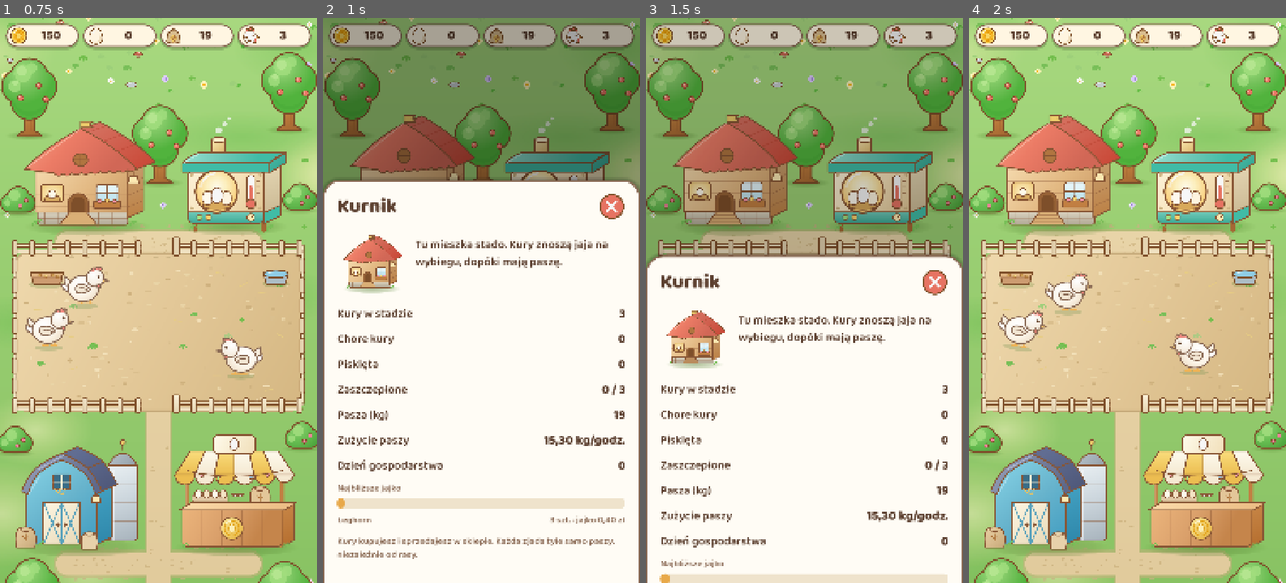
Above: before the commit, frames 1-4 (left to right).
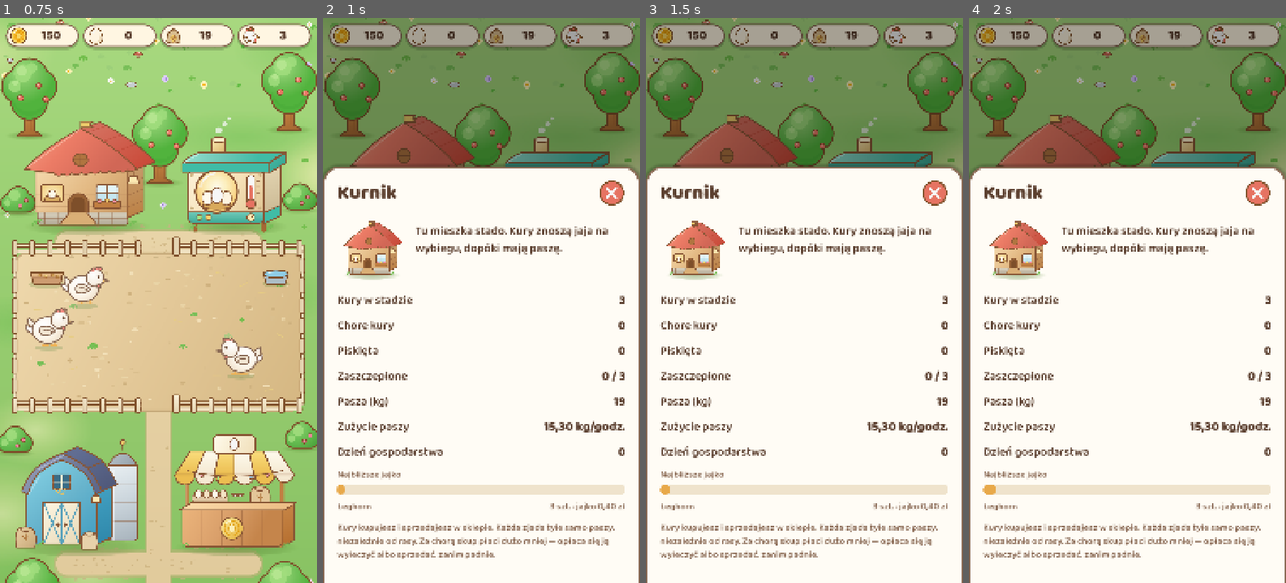
Above: after the commit, the same moments.

Repository: sodorn/kury
Game: Godot game, scene res://scenes/main/main.tscn
The game is run twice, just before and just after one commit, with the same random seed, the same clock (stepped at 60 frames per second) and the same inputs.
Inputs (mouse positions are in pixels of both pictures, inside the frame that each line leads up to):
- Up to frame 1 (0.75 s): move the mouse to (85, 170) at 0.52 s; click (85, 170) at 0.67 s
- Up to frame 2 (1 s): no input
- Up to frame 3 (1.5 s): tap Enter at 1.25 s; move the mouse to (877, 176) at 1.27 s; click (877, 176) at 1.42 s
- Up to frame 4 (2 s): no input

Frame 1 is identical in both runs. In frame 2, 16% of the frame differs, in the area x 0-100%, y 26-96%; in frame 3, 52%; in frame 4, 98%, in the area x 0-100%, y 0-100%.

Commit message:
Balans 6.1: jedna sprzedaz, tansze szczepienia, czas w tle
Uwagi Tomka z UWAGI.md, wdrozone.

Sprzedaz:
- jeden przycisk zamiast dwoch; mieso znika z gry
- cena sprzedazy 70% zakupu zamiast 50%
- za chora kure skup placi 35% tej kwoty; sprzedaz bierze najpierw zdrowe
  sztuki, wiec kwota na przycisku zawsze zgadza sie z wyplata

Ceny jaj scisniete do 0,40-1,00 zl. Wartosc siedzi w kurze, nie w jajku:
drogie rasy nios a rzadziej, wiec na samych jajach wychodza gorzej od
leghorna. Zarabia sie na odchowanych mlodych.

Weterynaria: lek 140 -> 80 zl, szczepienie bez oplaty stalej, 60 zl od
kury (10 kur: 1650 -> 600 zl), choroby trzy razy czestsze. Dotad
szczepienie bylo poza zasiegiem przez pierwsze godziny, a choroby
prawie niewidoczne.

Lis rzadziej: co 3-8 h zamiast 2-5 h. Przy poprzednich liczbach
przychodzil nawet dziewiec razy na rozgrywke i byl podatkiem, nie
zdarzeniem.

Czas w tle — zmierzony blad, nie przypuszczenie:
- symulacje prowadzi zegar scienny, nie delta klatki
- karta w tle naliczala 21% uplywajacego czasu, po poprawce 99%
- offline jaja ida prosto do magazynu; dotad ladowaly na wybiegu,
  ktory miesci 30 sztuk, wiec caly nocny urobek i tak przepadal

Model ekonomii liczy teraz takze lisa i szczepienia. Kolekcja ras po
~15,8 h gry, milion po ~17,7 h.

Testy: 332 asercje + test dymny, oba zielone.

Co-Authored-By: Claude Opus 5 <noreply@anthropic.com>
Claude-Session: https://claude.ai/code/session_01CjTjcWSUi8hfc7jxPFWk6D

Diff:
--- a/core/model/farm_state.gd
+++ b/core/model/farm_state.gd
@@ -121,14 +121,17 @@
 	return true
 
 
-## Kwota, jaka sklep placi za kure hodowlana (polowa ceny zakupu).
-static func hen_sell_price(breed_id: String) -> float:
-	return float(GameData.breed(breed_id).get("sell_price", 0))
-
-
-## Kwota za kure oddana na mieso. Niska, ale przyjmuja takze chore sztuki.
-static func hen_meat_price(breed_id: String) -> float:
-	return float(GameData.breed(breed_id).get("meat_price", 0))
+## Kwota, jaka skup placi za kure. Cena z breeds.json to 70% ceny zakupu,
+## wiec odsprzedanie kupionej kury zawsze jest strata — zarabia sie na
+## odchowanych mlodych, nie na obracaniu tym samym ptakiem.
+## Za chora kure skup placi ulamek tej kwoty (`economy.sick_sell_share`):
+## nikt nie kupi do hodowli ptaka, ktory za chwile padnie.
+static func hen_sell_price(breed_id: String, sick: bool = false) -> float:
+	var price := float(GameData.breed(breed_id).get("sell_price", 0))
+	if not sick:
+		return price
+	var share := float(GameData.balance().get("economy", {}).get("sick_sell_share", 0.35))
+	return maxf(1.0, round(price * share))
 
 
 static func egg_value(breed_id: String) -> float:
--- a/core/simulation.gd
+++ b/core/simulation.gd
@@ -16,6 +16,11 @@
 
 ## Przesuwa stan o `delta` sekund. Zwraca podsumowanie tego, co sie wydarzylo.
 ## `offline` wlacza bezpiecznik, ktory ogranicza straty z glodu.
+## `offline` ma dwa skutki: wlacza bezpiecznik strat i kieruje zniesione jaja
+## prosto do magazynu zamiast na wybieg. Bez tego nadrabianie czasu nie mialoby
+## sensu — wybieg miesci `run.max_eggs_on_ground` jaj, wiec po kilkunastu
+## minutach nieobecnosci kury przestawalyby niesc i caly nocny urobek
+## przepadalby. Zbieranie jaj palcem zostaje dla gry na zywo.
 static func advance(state: FarmState, delta: float, offline: bool = false) -> Dictionary:
 	var summary := {
 		"eggs_laid": 0,
@@ -40,7 +45,7 @@
 		loss_budget = int(floor(state.hen_count() * clampf(share, 0.0, 1.0)))
 	while remaining > 0.0:
 		var step := minf(remaining, step_size)
-		_step(state, step, summary, loss_budget)
+		_step(state, step, summary, loss_budget, offline)
 		remaining -= step
 	return summary
 
@@ -50,7 +55,8 @@
 	return int(out["died_hunger"]) + int(out["died_disease"]) + int(out["fox_took"])
 
 
-static func _step(state: FarmState, step: float, out: Dictionary, loss_budget: int) -> void:
+static func _step(state: FarmState, step: float, out: Dictionary, loss_budget: int,
+		offline: bool = false) -> void:
 	out["days_passed"] = int(out["days_passed"]) + _advance_days(state, step)
 	out["hatched"] = int(out["hatched"]) + _advance_incubator(state, step)
 	out["grown_up"] = int(out["grown_up"]) + _advance_chicks(state, step)
@@ -76,7 +82,7 @@
 	if state.feed <= 0.0:
 		# Glodne stado nie znosi jaj; samo czekanie na karme to juz kara.
 		return
-	_lay_eggs(state, step, out)
+	_lay_eggs(state, step, out, offline)
 
 
 ## Licznik dni gospodarstwa. Dlugosc dnia siedzi w balance.json.
@@ -214,7 +220,7 @@
 
 
 ## Znoszenie jaj. Chore kury nie znosza, a pelny wybieg wstrzymuje reszte.
-static func _lay_eggs(state: FarmState, step: float, out: Dictionary) -> void:
+static func _lay_eggs(state: FarmState, step: float, out: Dictionary, offline: bool) -> void:
 	var capacity := int(GameData.balance().get("run", {}).get("max_eggs_on_ground", 30))
 	for hen: Chicken in state.chickens:
 		if hen.sick:
@@ -224,6 +230,12 @@
 			continue
 		hen.since_last_egg += step
 		if hen.since_last_egg < seconds:
+			continue
+		if offline:
+			# Pod nieobecnosc gracza jaja trafiaja od razu do magazynu.
+			hen.since_last_egg -= seconds
+			state.add_egg(hen.breed_id)
+			out["eggs_laid"] = int(out["eggs_laid"]) + 1
 			continue
 		if state.eggs_on_ground.size() >= capacity:
 			# Wybieg pelny: kura czeka ze zniesieniem, postep stoi na maksimum.
--- a/data/balance.json
+++ b/data/balance.json
@@ -11,11 +11,12 @@
 		]
 	},
 	"economy": {
-		"_opis": "Worek paszy 25 kg za 60 zl to 2,40 zl/kg - tyle kosztuje pasza dla niosek w Polsce.",
+		"_opis": "Worek paszy 25 kg za 60 zl to 2,40 zl/kg - tyle kosztuje pasza dla niosek w Polsce. sick_sell_share: za chora kure skup placi tyle z normalnej ceny sprzedazy.",
 		"feed_pack_size": 25,
 		"feed_pack_price": 60,
 		"feed_per_hen_minute": 0.085,
-		"chick_feed_multiplier": 0.5
+		"chick_feed_multiplier": 0.5,
+		"sick_sell_share": 0.35
 	},
 	"run": {
 		"_opis": "area to obszar, po ktorym chodza kury i na ktorym lezą jaja (wspolrzedne swiata 1080x2400).",
@@ -60,17 +61,17 @@
 		"offline_max_share": 0.5
 	},
 	"disease": {
-		"_opis": "chance_per_hen_hour: srednia liczba zachorowan na kure na godzine. Chora kura nie znosi jaj i po death_minutes pada.",
-		"chance_per_hen_hour": 0.05,
+		"_opis": "chance_per_hen_hour: srednia liczba zachorowan na kure na godzine. Chora kura nie znosi jaj i po death_minutes pada. Szczepienie placi sie od kury, wiec rosnie razem ze stadem.",
+		"chance_per_hen_hour": 0.15,
 		"death_minutes": 7.0,
-		"medicine_price": 140,
-		"vaccine_price": 1200,
-		"vaccine_price_per_hen": 45
+		"medicine_price": 80,
+		"vaccine_price": 0,
+		"vaccine_price_per_hen": 60
 	},
 	"fox": {
 		"_opis": "Lis przychodzi raz na kilka godzin i porywa od min_share do max_share stada.",
-		"min_hours": 2.0,
-		"max_hours": 5.0,
+		"min_hours": 3.0,
+		"max_hours": 8.0,
 		"min_share": 0.2,
 		"max_share": 0.9,
 		"min_hens": 5,
--- a/data/breeds.json
+++ b/data/breeds.json
@@ -9,8 +9,7 @@
 		"egg_seconds": 40.0,
 		"egg_value": 0.4,
 		"price": 36,
-		"sell_price": 18,
-		"meat_price": 12,
+		"sell_price": 25,
 		"incubate_seconds": 60.0,
 		"grow_seconds": 90.0
 	},
@@ -22,10 +21,9 @@
 		"sprite": "res://assets/sprites/animals/hen_brown.svg",
 		"photo": "res://assets/photos/rhode.jpg",
 		"egg_seconds": 48.0,
-		"egg_value": 0.55,
+		"egg_value": 0.45,
 		"price": 50,
-		"sell_price": 25,
-		"meat_price": 16,
+		"sell_price": 35,
 		"incubate_seconds": 70.0,
 		"grow_seconds": 100.0,
 		"unlock": {
@@ -41,10 +39,9 @@
 		"sprite": "res://assets/sprites/animals/hen_naked_neck.svg",
 		"photo": "res://assets/photos/nagoszyja.jpg",
 		"egg_seconds": 56.0,
-		"egg_value": 0.7,
+		"egg_value": 0.5,
 		"price": 80,
-		"sell_price": 40,
-		"meat_price": 20,
+		"sell_price": 56,
 		"incubate_seconds": 80.0,
 		"grow_seconds": 120.0,
 		"unlock": {
@@ -60,10 +57,9 @@
 		"sprite": "res://assets/sprites/animals/hen_araukana.svg",
 		"photo": "res://assets/photos/araukana.jpg",
 		"egg_seconds": 64.0,
-		"egg_value": 0.95,
+		"egg_value": 0.6,
 		"price": 140,
-		"sell_price": 70,
-		"meat_price": 22,
+		"sell_price": 98,
 		"incubate_seconds": 90.0,
 		"grow_seconds": 140.0,
 		"unlock": {
@@ -81,10 +77,9 @@
 		"sprite": "res://assets/sprites/animals/hen_silkie.svg",
 		"photo": "res://assets/photos/jedwabista.jpg",
 		"egg_seconds": 72.0,
-		"egg_value": 1.2,
+		"egg_value": 0.65,
 		"price": 220,
-		"sell_price": 110,
-		"meat_price": 18,
+		"sell_price": 154,
 		"incubate_seconds": 100.0,
 		"grow_seconds": 160.0,
 		"incubation_bonus": 0.5,
@@ -104,10 +99,9 @@
 		"sprite": "res://assets/sprites/animals/hen_brahma.svg",
 		"photo": "res://assets/photos/brahma.jpg",
 		"egg_seconds": 80.0,
-		"egg_value": 1.45,
+		"egg_value": 0.7,
 		"price": 350,
-		"sell_price": 175,
-		"meat_price": 40,
+		"sell_price": 245,
 		"incubate_seconds": 110.0,
 		"grow_seconds": 180.0,
 		"unlock": {
@@ -124,10 +118,9 @@
 		"sprite": "res://assets/sprites/animals/hen_polish.svg",
 		"photo": "res://assets/photos/czubatka.jpg",
 		"egg_seconds": 88.0,
-		"egg_value": 1.75,
+		"egg_value": 0.8,
 		"price": 600,
-		"sell_price": 300,
-		"meat_price": 24,
+		"sell_price": 420,
 		"incubate_seconds": 120.0,
 		"grow_seconds": 200.0,
 		"unlock": {
@@ -146,10 +139,9 @@
 		"sprite": "res://assets/sprites/animals/hen_sultan.svg",
 		"photo": "res://assets/photos/sultanka.jpg",
 		"egg_seconds": 100.0,
-		"egg_value": 2.3,
+		"egg_value": 0.9,
 		"price": 1400,
-		"sell_price": 700,
-		"meat_price": 28,
+		"sell_price": 980,
 		"incubate_seconds": 140.0,
 		"grow_seconds": 230.0,
 		"unlock": {
@@ -168,10 +160,9 @@
 		"sprite": "res://assets/sprites/animals/hen_cemani.svg",
 		"photo": "res://assets/photos/cemani.jpg",
 		"egg_seconds": 120.0,
-		"egg_value": 3.0,
+		"egg_value": 1.0,
 		"price": 6000,
-		"sell_price": 3000,
-		"meat_price": 60,
+		"sell_price": 4200,
 		"incubate_seconds": 160.0,
 		"grow_seconds": 260.0,
 		"unlock": {
--- a/data/strings.csv
+++ b/data/strings.csv
@@ -46,7 +46,7 @@
 PANEL_FLOCK_LINE,"%d szt. · jajko %s"
 PANEL_EGG_LINE,"%d szt. · %s"
 PANEL_BREED_NUMBERS,"Jajko %s · znosi co %d s · masz %d szt."
-PANEL_COOP_HINT,"Kury kupujesz i sprzedajesz w sklepie. Każda zjada tyle samo paszy, niezależnie od rasy."
+PANEL_COOP_HINT,"Kury kupujesz i sprzedajesz w sklepie. Każda zjada tyle samo paszy, niezależnie od rasy. Za chorą skup płaci dużo mniej — opłaca się ją wyleczyć albo sprzedać, zanim padnie."
 PANEL_CLOUD_ON,"Zapis na serwerze: włączony"
 PANEL_CLOUD_OFF,"Zapis na serwerze: wyłączony (gra zapisuje się w tej przeglądarce)"
 PANEL_SELL_EGGS,"Sprzedaj jaja (%d szt. za %s)"
@@ -55,8 +55,8 @@
 PANEL_BUY_VACCINE,"Zaszczep stado za %s (bez szczepienia: %d)"
 PANEL_VACCINE_NOTE,"Szczepienie chroni do końca życia, ale tylko kury, które żyją w chwili szczepienia. Nowe pisklęta trzeba zaszczepić osobno."
 PANEL_BUY_HEN,"Kup za %s"
-PANEL_SELL_HEN,"Sprzedaj hodowlaną za %s (masz %d szt.)"
-PANEL_SELL_MEAT,"Oddaj na mięso za %s"
+PANEL_SELL_HEN,"Sprzedaj za %s (masz %d szt.)"
+PANEL_SELL_HEN_SICK,"Sprzedaj chorą za %s (masz %d szt.)"
 PANEL_UPGRADE_INCUBATOR,"Rozbuduj inkubator do %d miejsc za %s"
 PANEL_LOCKED,Zablokowana
 PANEL_NEED,"Potrzebujesz: %s"
@@ -74,15 +74,14 @@
 PANEL_FEED_BOUGHT,"Pasza dosypana do magazynu."
 PANEL_HEN_BOUGHT,"%s dołączyła do stada."
 PANEL_HEN_SOLD,"Sprzedano kurę rasy %s za %s."
-PANEL_MEAT_SOLD,"Oddano na mięso kurę rasy %s za %s."
 PANEL_NO_MONEY,"Za mało pieniędzy."
 PANEL_EGGS_IN,"Jaja w inkubatorze. Pisklę wykluje się samo."
 HINT_NO_FEED,"Skończyła się pasza — kury przestały znosić. Dosyp jej, zanim zaczną padać!"
-HINT_WELCOME_BACK,"Pod twoją nieobecność kury zniosły %d jaj. Zbierz je z wybiegu."
+HINT_WELCOME_BACK,"Pod twoją nieobecność kury zniosły %d jaj — czekają w magazynie."
 HINT_LOST_WHILE_AWAY,"Pod twoją nieobecność padło albo zginęło %d kur."
 HINT_BREED_UNLOCKED,"Nowa rasa w sklepie: %s"
 HINT_CLOUD_LOADED,"Wczytano farmę z serwera."
-HINT_SICK,"Zachorowało %d kur. Kup lek w sklepie albo oddaj je na mięso, zanim padną."
+HINT_SICK,"Zachorowało %d kur. Wylecz je w sklepie albo sprzedaj, zanim padną."
 HINT_DIED_DISEASE,"Z choroby padło %d kur."
 HINT_DIED_HUNGER,"Z głodu padło %d kur. Dosyp paszy!"
 HINT_FOX,"Lis wszedł na wybieg i porwał %d kur!"
--- a/project.godot
+++ b/project.godot
@@ -11,7 +11,7 @@
 [application]
 
 config/name="Chicken Farm Simulator"
-config/version="6.0"
+config/version="6.1"
 run/main_scene="res://scenes/main/main.tscn"
 config/features=PackedStringArray("4.7", "GL Compatibility")
 config/icon="res://assets/icon.svg"
--- a/scenes/ui/panels/building_panel.gd
+++ b/scenes/ui/panels/building_panel.gd
@@ -439,13 +439,6 @@
 		_flash(tr("PANEL_HEN_SOLD") % [breed_name, NumberFormat.money(earned)])
 
 
-## Kura oddana na mieso. Placa mniej, ale biora takze chore sztuki.
-func _on_sell_meat(breed_id: String, breed_name: String) -> void:
-	var earned := Game.sell_hen_meat(breed_id)
-	if earned > 0.0:
-		_flash(tr("PANEL_MEAT_SOLD") % [breed_name, NumberFormat.money(earned)])
-
-
 func _on_buy_medicine() -> void:
 	if not Game.buy_medicine():
 		_flash(tr("PANEL_NO_MONEY"))
@@ -540,11 +533,6 @@
 	sell.pressed.connect(func() -> void: _on_sell_hen(breed_id, breed_name))
 	card.add_child(sell)
 
-	var meat := Button.new()
-	meat.autowrap_mode = TextServer.AUTOWRAP_WORD_SMART
-	meat.pressed.connect(func() -> void: _on_sell_meat(breed_id, breed_name))
-	card.add_child(meat)
-
 	_actions.add_child(card)
 
 	_refreshers.append(func() -> void:
@@ -555,11 +543,12 @@
 		buy.text = tr("PANEL_BUY_HEN") % NumberFormat.money(price)
 		buy.disabled = Game.state.money < price
 		sell.visible = owned > 0
-		sell.text = tr("PANEL_SELL_HEN") % [
-			NumberFormat.money(FarmState.hen_sell_price(breed_id)), owned]
-		sell.disabled = Game.state.hens_of_breed(breed_id, true) == 0
-		meat.visible = owned > 0
-		meat.text = tr("PANEL_SELL_MEAT") % NumberFormat.money(FarmState.hen_meat_price(breed_id))
+		# Najpierw sprzedaja sie zdrowe sztuki; gdy zostana same chore,
+		# przycisk sam pokazuje nizsza kwote i dopisek.
+		var sick_sale: bool = owned > 0 and Game.next_sale_is_sick(breed_id)
+		var key := "PANEL_SELL_HEN_SICK" if sick_sale else "PANEL_SELL_HEN"
+		sell.text = tr(key) % [
+			NumberFormat.money(FarmState.hen_sell_price(breed_id, sick_sale)), owned]
 		if unlocked:
 			subtitle.text = "%s · %s" % [tr(breed.get("rarity", "")), tr(breed.get("desc", ""))]
 			numbers.text = tr("PANEL_BREED_NUMBERS") % [
--- a/services/game.gd
+++ b/services/game.gd
@@ -7,6 +7,11 @@
 const AUTOSAVE_SECONDS := 8.0
 ## Ile czekamy na odpowiedz serwera przy starcie, zanim ruszymy z lokalnym zapisem.
 const CLOUD_WAIT_SECONDS := 6.0
+## Najdluzszy odstep miedzy klatkami, ktory jeszcze uznajemy za normalna gre.
+## Wiekszy oznacza, ze petla stanela (uspiony laptop, zawieszona karta) —
+## wtedy nie ufamy roznicy zegara i bierzemy delte klatki, a reszte nadrobi
+## zapis przy nastepnym wczytaniu.
+const MAX_LIVE_STEP := 30.0
 
 var state: FarmState
 
@@ -14,6 +19,10 @@
 var _shown_feed := -1
 var _autosave_left := AUTOSAVE_SECONDS
 var _started := false
+## Zegar scienny z poprzedniej klatki.
+var _last_tick := 0.0
+## Czas uzbierany, gdy okno bylo nieaktywne. Rozliczany po powrocie.
+var _away_seconds := 0.0
 
 
 func _ready() -> void:
@@ -32,7 +41,31 @@
 	if state == null:
 		return
 
-	var result := Simulation.advance(state, delta)
+	# Symulacje prowadzi zegar scienny, a nie delta klatki. Przegladarka
+	# zwalnia petle gry w karcie, ktora jest w tle, wiec delta bywa kilka razy
+	# mniejsza niz czas, ktory naprawde uplynal. Zmierzone w Chrome: po stu
+	# sekundach w tle gra naliczala sobie 21% tego czasu.
+	var now := Time.get_unix_time_from_system()
+	var elapsed := now - _last_tick
+	_last_tick = now
+	# Cofniety zegar systemowy albo pierwsza klatka: bierzemy delte.
+	if elapsed <= 0.0 or elapsed > MAX_LIVE_STEP:
+		elapsed = maxf(delta, 0.0)
+
+	# Karta w tle to ten sam przypadek co zamknieta gra: jaja ida do magazynu
+	# zamiast na wybieg, bo nie ma komu ich zbierac, i obowiazuje bezpiecznik
+	# strat. Czas zbieramy do kupy i rozliczamy jednym wywolaniem po powrocie —
+	# inaczej odstepy ponizej sekundy przepadalyby, a komunikat powitalny
+	# wyskakiwalby raz za razem do pustego ekranu.
+	if not DisplayServer.window_is_focused():
+		_away_seconds += elapsed
+		return
+	if _away_seconds > 0.0:
+		var away := _away_seconds
+		_away_seconds = 0.0
+		_apply_elapsed(away)
+
+	var result := Simulation.advance(state, elapsed)
 	_report(result)
 
 	var feed_now := int(floor(state.feed))
@@ -128,13 +161,17 @@
 	state = loaded["state"]
 	_reported_no_feed = false
 	_shown_feed = -1
-	_catch_up(float(loaded["elapsed"]))
+	_away_seconds = 0.0
+	_last_tick = Time.get_unix_time_from_system()
+	_apply_elapsed(float(loaded["elapsed"]))
 	Events.resources_changed.emit()
 
 
 func new_game() -> void:
 	_reported_no_feed = false
 	_shown_feed = -1
+	_away_seconds = 0.0
+	_last_tick = Time.get_unix_time_from_system()
 	state = FarmState.from_start_config(GameData.balance().get("start", {}))
 	Events.resources_changed.emit()
 
@@ -154,8 +191,9 @@
 	save()
 
 
-## Dolicza produkcje z czasu, kiedy gra byla zamknieta.
-func _catch_up(elapsed: float) -> void:
+## Dolicza produkcje z czasu, ktorego petla gry nie policzyla: gra byla
+## zamknieta albo karta wisiala w tle.
+func _apply_elapsed(elapsed: float) -> void:
 	var max_hours := float(GameData.balance().get("offline", {}).get("max_hours", 12.0))
 	var seconds := clampf(elapsed, 0.0, max_hours * 3600.0)
 	if seconds < 1.0:
@@ -239,13 +277,19 @@
 	return true
 
 
-## Sprzedaje jedna zdrowa kure danej rasy do dalszej hodowli — polowa ceny
-## zakupu. Chorych nikt do hodowli nie kupi. Zwraca uzyskana kwote albo 0.
+## Sprzedaje jedna kure danej rasy. Najpierw idzie zdrowa, bo za nia skup
+## placi pelna stawke; chora dopiero wtedy, gdy zdrowej juz nie ma. Dzieki
+## temu kwota na przycisku zawsze zgadza sie z tym, co gracz dostanie.
+## Zwraca uzyskana kwote albo 0, gdy nie ma czego sprzedac.
 func sell_hen(breed_id: String) -> float:
+	var sick := false
 	var index := _find_hen(breed_id, false)
 	if index < 0:
+		index = _find_hen(breed_id, true)
+		sick = true
+	if index < 0:
 		return 0.0
-	var price := FarmState.hen_sell_price(breed_id)
+	var price := FarmState.hen_sell_price(breed_id, sick)
 	state.chickens.remove_at(index)
 	state.money += price
 	Events.hen_removed.emit(breed_id)
@@ -253,20 +297,10 @@
 	return price
 
 
-## Oddaje kure na mieso. Placa mniej niz za hodowlana, ale biora takze chore —
-## to jedyny sposob, zeby cos odzyskac z kury, ktora i tak padnie.
-func sell_hen_meat(breed_id: String) -> float:
-	var index := _find_hen(breed_id, true)
-	if index < 0:
-		index = _find_hen(breed_id, false)
-	if index < 0:
-		return 0.0
-	var price := FarmState.hen_meat_price(breed_id)
-	state.chickens.remove_at(index)
-	state.money += price
-	Events.hen_removed.emit(breed_id)
-	Events.resources_changed.emit()
-	return price
+## Czy kolejna sprzedaz tej rasy dotyczy chorej sztuki (bo zdrowych juz nie ma).
+## UI pyta o to, zeby pokazac wlasciwa kwote.
+func next_sale_is_sick(breed_id: String) -> bool:
+	return _find_hen(breed_id, false) < 0 and _find_hen(breed_id, true) >= 0
 
 
 ## Indeks pierwszej kury danej rasy w zadanym stanie zdrowia; -1, gdy nie ma.
--- a/tests/run_tests.gd
+++ b/tests/run_tests.gd
@@ -28,9 +28,10 @@
 	_test_hunger()
 	_test_disease()
 	_test_fox()
-	_test_vet_and_meat()
+	_test_vet_and_selling()
 	_test_incubator_upgrade()
 	_test_win()
+	_test_offline_eggs()
 	_test_money_format()
 	SaveGame.clear()
 	print("TESTY: %d OK, %d BLEDOW" % [_passed, _failed])
@@ -546,7 +547,7 @@
 
 
 ## Weterynaria i sprzedaz na mieso.
-func _test_vet_and_meat() -> void:
+func _test_vet_and_selling() -> void:
 	Game.new_game()
 	Game.state.chickens.clear()
 	Game.state.chickens.append(Chicken.create("leghorn"))
@@ -566,23 +567,31 @@
 			cured_cemani = false
 	_check(cured_cemani, "lek ratuje najdrozsza chora kure")
 
-	# Sprzedaz na mieso bierze chora sztuke przed zdrowa.
-	Game.state.chickens.append(Chicken.create("leghorn"))
-	var meat := Game.sell_hen_meat("leghorn")
-	_check(is_equal_approx(meat, FarmState.hen_meat_price("leghorn")), "mieso placi stawke z breeds.json")
-	_check(Game.state.sick_count() == 0, "na mieso idzie najpierw chora kura")
-	_check(FarmState.hen_meat_price("leghorn") < FarmState.hen_sell_price("leghorn"),
-			"mieso placi mniej niz sprzedaz hodowlana")
 	_check(FarmState.hen_sell_price("leghorn") < float(GameData.breed("leghorn").get("price", 0)),
-			"sprzedaz hodowlana jest tansza od zakupu")
-
-	# Chorej kury nikt nie kupi do hodowli.
+			"sprzedaz jest tansza od zakupu")
+	_check(FarmState.hen_sell_price("leghorn", true) < FarmState.hen_sell_price("leghorn"),
+			"za chora kure skup placi mniej")
+	_check(FarmState.hen_sell_price("cemani", true) > FarmState.hen_sell_price("leghorn", true),
+			"chora kura drogiej rasy wciaz warta wiecej niz chora tania")
+
+	# Jeden przycisk sprzedazy: najpierw ida zdrowe sztuki, dopiero potem chore.
 	Game.state.chickens.clear()
+	var healthy := Chicken.create("rhode")
 	var ill := Chicken.create("rhode")
 	ill.sick = true
 	Game.state.chickens.append(ill)
-	_check(is_zero_approx(Game.sell_hen("rhode")), "chorej kury nie da sie sprzedac hodowlanej")
-	_check(Game.sell_hen_meat("rhode") > 0.0, "chora kure przyjmuja na mieso")
+	Game.state.chickens.append(healthy)
+	_check(not Game.next_sale_is_sick("rhode"), "dopoki jest zdrowa, sprzedaz dotyczy zdrowej")
+	var full_price := Game.sell_hen("rhode")
+	_check(is_equal_approx(full_price, FarmState.hen_sell_price("rhode")), "zdrowa idzie za pelna stawke")
+	_check(Game.state.sick_count() == 1, "chora zostala w stadzie")
+	_check(Game.next_sale_is_sick("rhode"), "zostala sama chora — sprzedaz dotyczy chorej")
+	var sick_price := Game.sell_hen("rhode")
+	_check(is_equal_approx(sick_price, FarmState.hen_sell_price("rhode", true)),
+			"chora idzie za obnizona stawke")
+	_check(sick_price < full_price, "za chora skup placi mniej niz za zdrowa")
+	_check(Game.state.chickens.is_empty(), "stado puste po obu sprzedazach")
+	_check(is_zero_approx(Game.sell_hen("rhode")), "nie ma czego sprzedac")
 
 	# Szczepienie obejmuje tylko kury zyjace w chwili szczepienia.
 	Game.new_game()
@@ -666,7 +675,33 @@
 	# Ceny jaj musza siedziec w widelkach, ktore ustalilismy dla balansu.
 	for breed: Dictionary in GameData.breeds():
 		var value := float(breed.get("egg_value", 0))
-		_check(value >= 0.4 and value <= 3.0,
-				"cena jajka rasy '%s' w widelkach 0,40-3,00 zl" % breed.get("id", ""))
-		_check(is_equal_approx(float(breed.get("sell_price", 0)) * 2.0, float(breed.get("price", 0))),
-				"sprzedaz kury rasy '%s' to polowa ceny zakupu" % breed.get("id", ""))
+		_check(value >= 0.4 and value <= 1.0,
+				"cena jajka rasy '%s' w widelkach 0,40-1,00 zl" % breed.get("id", ""))
+		_check(absf(float(breed.get("sell_price", 0)) - round(float(breed.get("price", 0)) * 0.7)) < 0.51,
+				"sprzedaz kury rasy '%s' to 70%% ceny zakupu" % breed.get("id", ""))
+
+
+## Pod nieobecnosc gracza jaja omijaja wybieg i ida prosto do magazynu.
+func _test_offline_eggs() -> void:
+	var capacity := int(GameData.balance().get("run", {}).get("max_eggs_on_ground", 30))
+	var hens: Array[String] = []
+	for i in 10:
+		hens.append("leghorn")
+
+	# Na zywo: wybieg ma limit i po jego zapelnieniu kury przestaja niesc.
+	var live := _fresh_state(hens, 100000.0)
+	var live_result := Simulation.advance(live, 3.0 * 3600.0)
+	_check(live.eggs_on_ground.size() <= capacity, "na zywo wybieg nie przekracza limitu")
+	_check(live.egg_count() == 0, "na zywo jaja czekaja na wybiegu, nie w magazynie")
+	_check(int(live_result["eggs_laid"]) == capacity, "na zywo limit wybiegu wstrzymuje znoszenie")
+
+	# Offline: te same kury przez ten sam czas odkladaja o wiele wiecej.
+	var away := _fresh_state(hens, 100000.0)
+	var away_result := Simulation.advance(away, 3.0 * 3600.0, true)
+	_check(away.eggs_on_ground.is_empty(), "offline nic nie laduje na wybiegu")
+	_check(away.egg_count() > capacity, "offline magazyn zbiera wiecej, niz miesci wybieg")
+	_check(int(away_result["eggs_laid"]) == away.egg_count(), "licznik zgadza sie z magazynem")
+	_check(away.egg_count() > int(live_result["eggs_laid"]) * 3,
+			"nieobecnosc nie marnuje nocnej produkcji")
+	_check(int(away.eggs.get("leghorn", 0)) == away.egg_count(), "jaja zapisane pod wlasciwa rasa")
+	Game.new_game()
Binary file changed: data/strings.pl.translation
Not shown, changed: PROJECT_STATE.md
